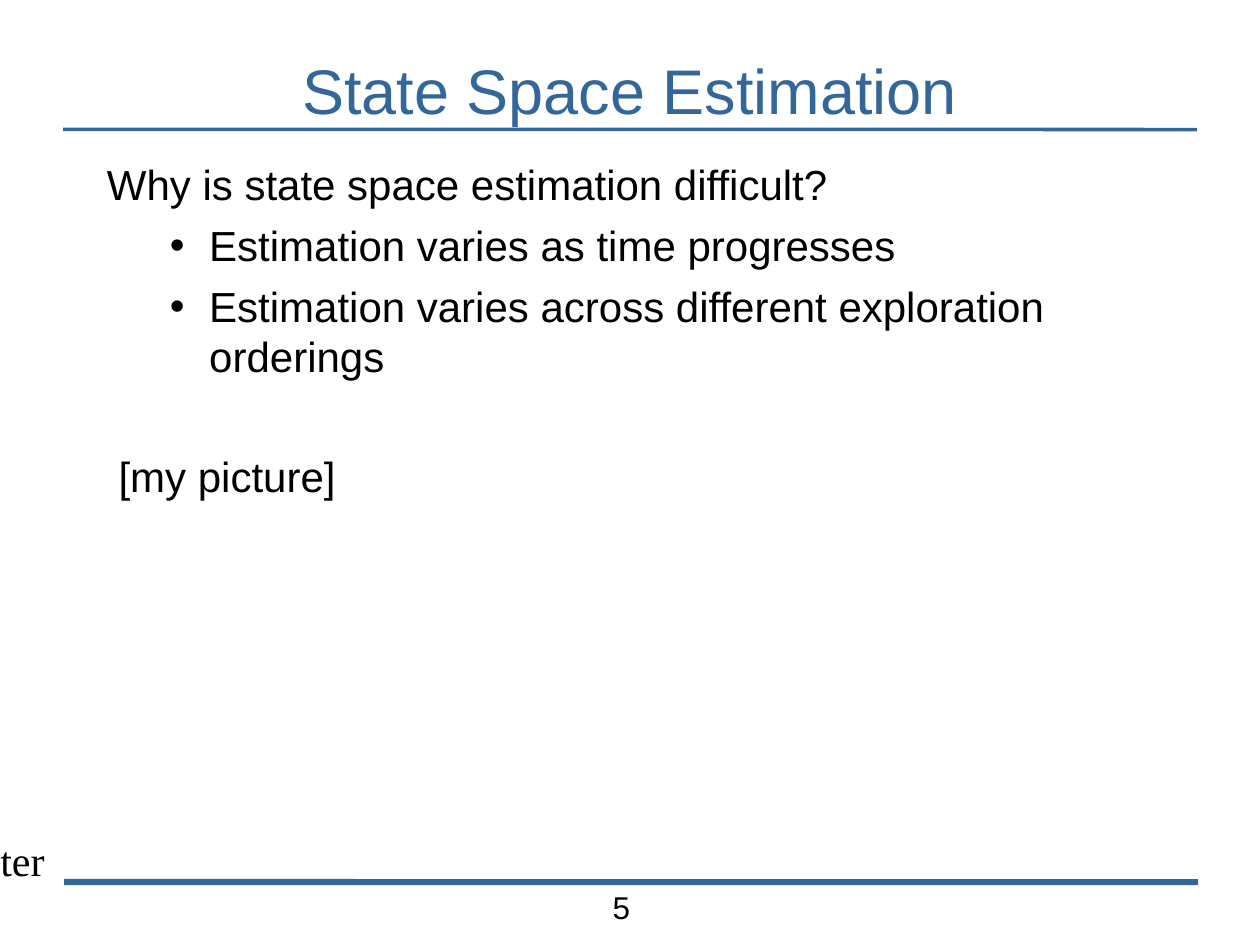
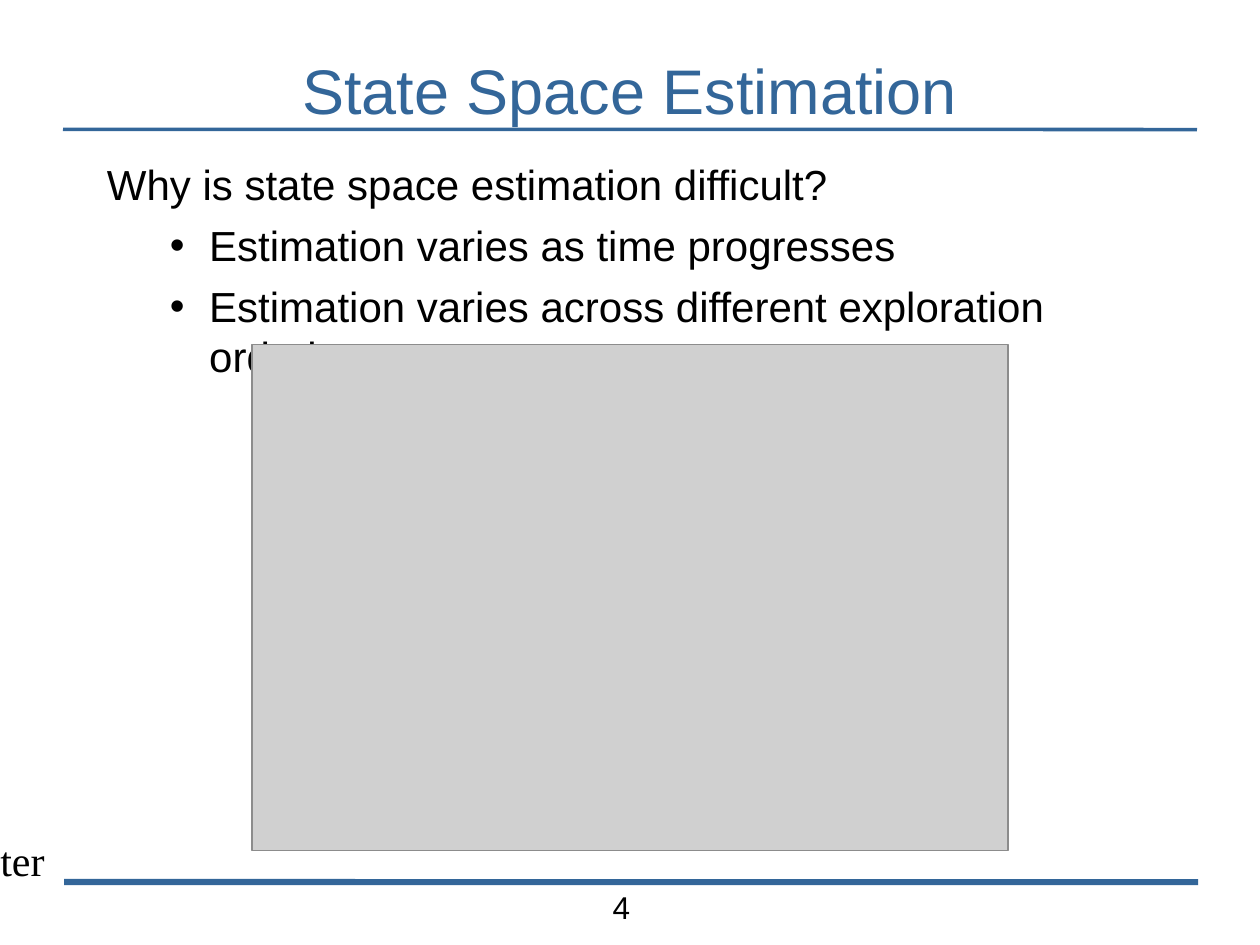
Before and after one commit to bblum/talks, a slide deck: slide 4 of pdl-retreat/2013/scratch.odp (slide 5 before the commit). Drawn at 1260x945 pixels with LibreOffice and Linux fonts; fonts in the diff are those of the drawing; grey boxes stand for pictures; background and template pictures are left out. Boxes give left, top, right and bottom in pixels: in the first picture for what was removed or moved away, otherwise in the second. Text is boxed around its words. In the diff, an @@ line names an element or a change of style, - is before the commit and + after.

```diff
--- a/pdl-retreat/2013/scratch.odp
+++ b/pdl-retreat/2013/scratch.odp
@@ picture added at bbox=[252, 345, 1008, 850] @@
@@ text at bbox=[119, 461, 336, 501]: paragraph removed @@
-[my picture]
@@ page number at bbox=[613, 897, 631, 919]: text changed @@
-5
+4
```
Also in this commit, not shown: 2 other slides changed, 4 slides added, 1 slide removed.
